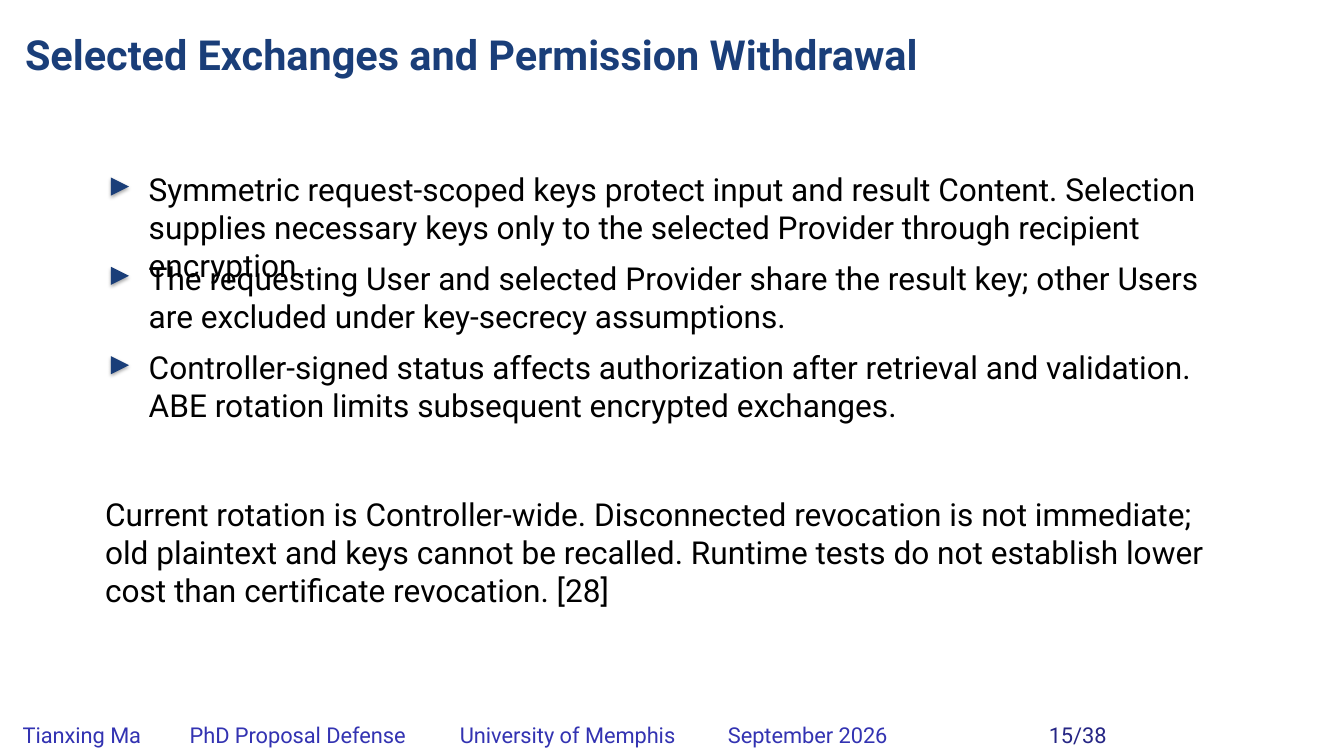
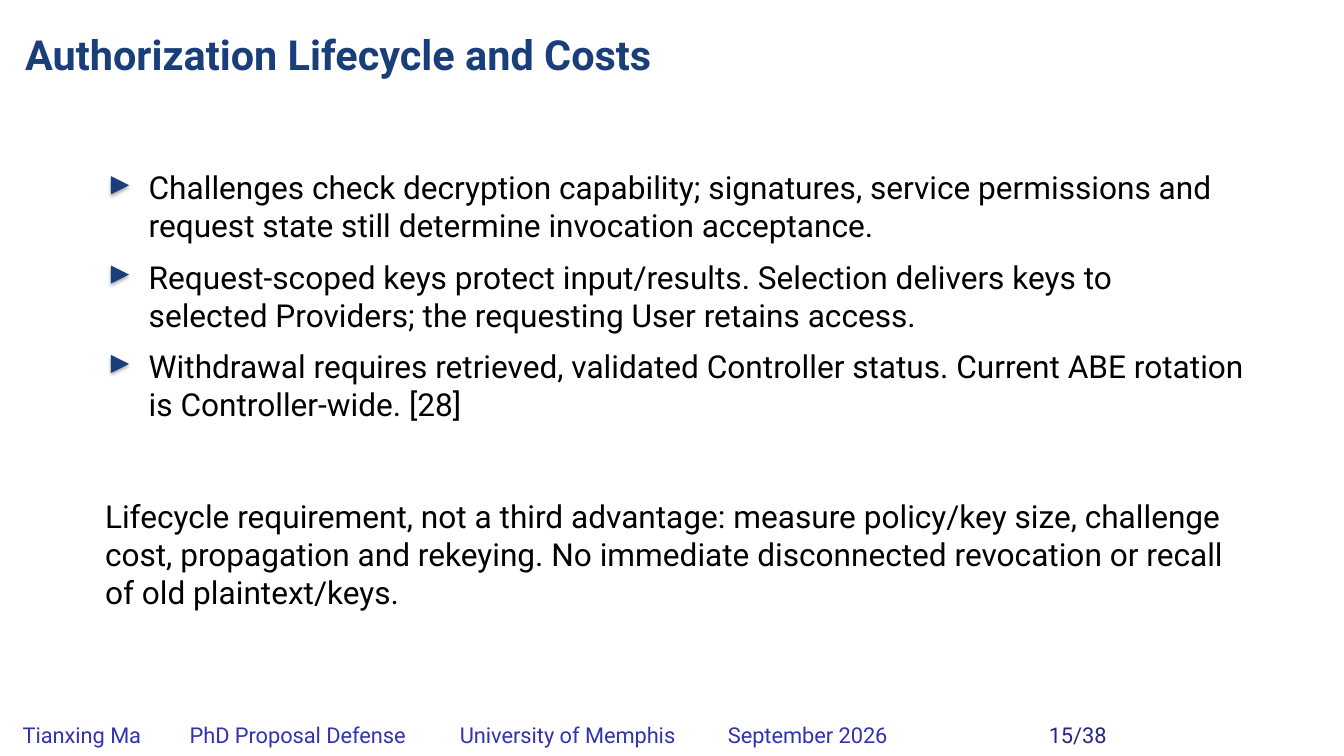
Before and after one commit to matianxing1992/NDN_Service_Framework, a slide deck: slide 15 of docs/PAPER/proposal-defense/slides/NDNSF_proposal_hybrid_editable.pptx. Drawn at 1344x756 pixels with LibreOffice and Linux fonts; fonts in the diff are those of the drawing; background and template pictures are left out. Boxes give left, top, right and bottom in pixels: in the first picture for what was removed or moved away, otherwise in the second. Text is boxed around its words. In the diff, an @@ line names an element or a change of style, - is before the commit and + after.

```diff
--- a/docs/PAPER/proposal-defense/slides/NDNSF_proposal_hybrid_editable.pptx
+++ b/docs/PAPER/proposal-defense/slides/NDNSF_proposal_hybrid_editable.pptx
@@ text at box(25, 38, 651, 79): text changed @@
-Selected Exchanges and Permission Withdrawal
+Authorization Lifecycle and Costs
@@ text at box(149, 175, 1211, 244): text changed @@
-Symmetric request-scoped keys protect input and result Content. Selection supplies necessary keys only to the selected Provider through recipient encryption.
+Challenges check decryption capability; signatures, service permissions and request state still determine invocation acceptance.
@@ text at box(149, 265, 1112, 334): text changed @@
-The requesting User and selected Provider share the result key; other Users are excluded under key-secrecy assumptions.
+Request-scoped keys protect input/results. Selection delivers keys to selected Providers; the requesting User retains access.
@@ text at box(149, 354, 1243, 421): text changed @@
-Controller-signed status affects authorization after retrieval and validation. ABE rotation limits subsequent encrypted exchanges.
+Withdrawal requires retrieved, validated Controller status. Current ABE rotation is Controller-wide. [28]
@@ text at box(105, 504, 1222, 611): text changed @@
-Current rotation is Controller-wide. Disconnected revocation is not immediate; old plaintext and keys cannot be recalled. Runtime tests do not establish lower cost than certificate revocation. [28]
+Lifecycle requirement, not a third advantage: measure policy/key size, challenge cost, propagation and rekeying. No immediate disconnected revocation or recall of old plaintext/keys.
```
Also in this commit, not shown: 2 other slides changed, 1 slide added, 1 slide removed, 21 other files.
